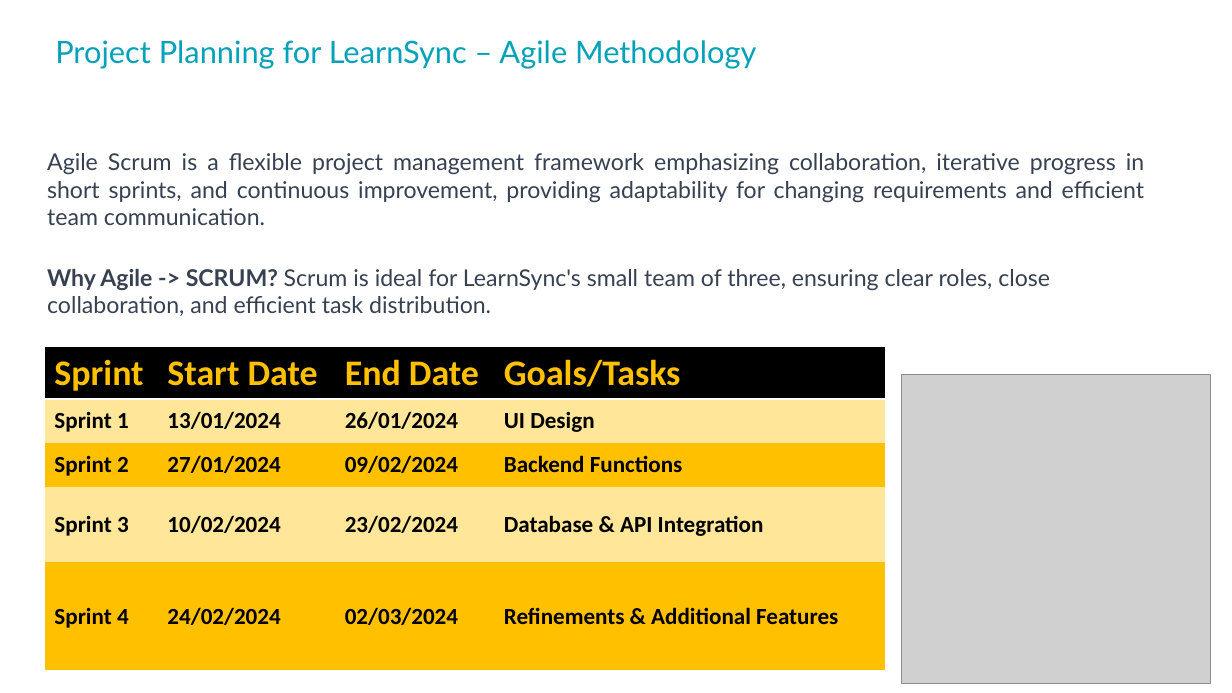
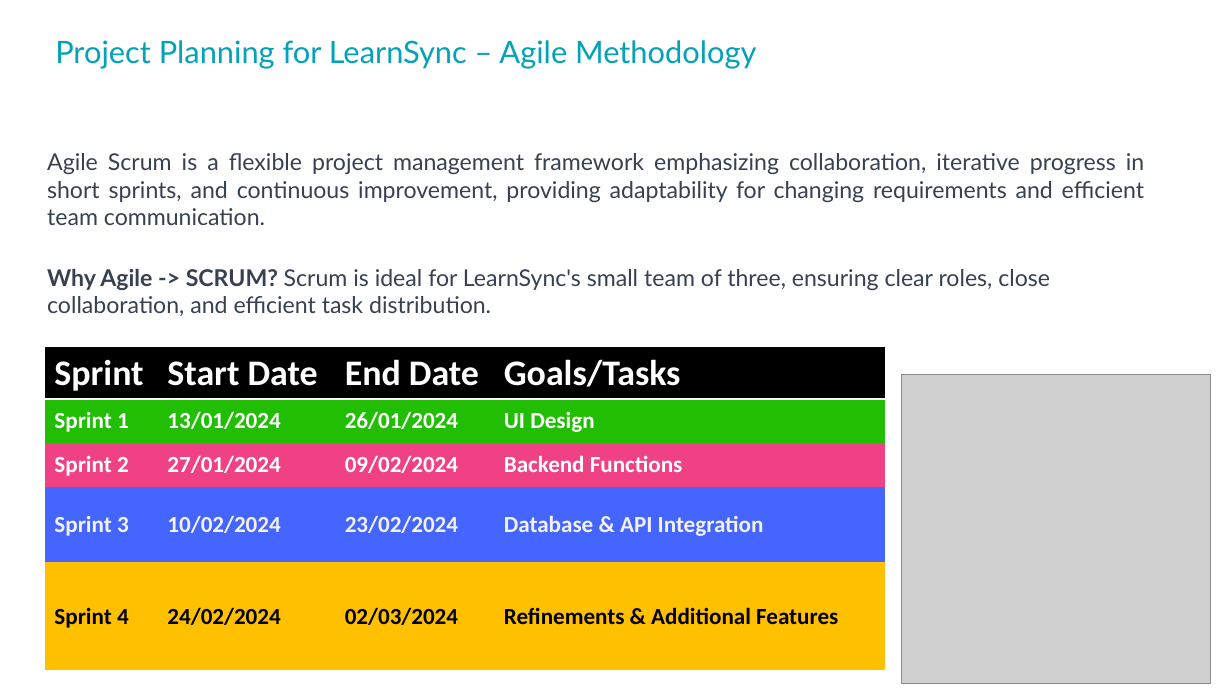
Before and after one commit to Ompitroda55/LearnSync, a slide deck: slide 9 of Poject Doc's/PPT format.pptx. Drawn at 1232x693 pixels with LibreOffice and Linux fonts; fonts in the diff are those of the drawing; grey boxes stand for pictures; background and template pictures are left out. Boxes give left, top, right and bottom in pixels: in the first picture for what was removed or moved away, otherwise in the second. Text is boxed around its words. In the diff, an @@ line names an element or a change of style, - is before the commit and + after.

```diff
--- a/Poject Doc's/PPT format.pptx
+++ b/Poject Doc's/PPT format.pptx
@@ table at [45, 347, 885, 670] @@
@@ fill #FFE699 to #21BE04 in row 2 @@
@@ fill #FFC000 to #F04185 in row 3 @@
@@ fill #FFE699 to #4465FF in row 4 @@
@@ text colour #FFC000 to #FFFFFF in "Sprint", "Start Date", "End Date", "Goals/Tasks" @@
@@ text colour #000000 to #FFFFFF in "Sprint 1", "13/01/2024", "26/01/2024", "UI Design" and 4 more places @@
@@ text colour #000000 to #F2F2F2 in "Sprint 3", "10/02/2024", "23/02/2024", "Database & API Integration" @@
```
Also in this commit, not shown: 5 other slides changed, 8 slides added, 8 other files.
